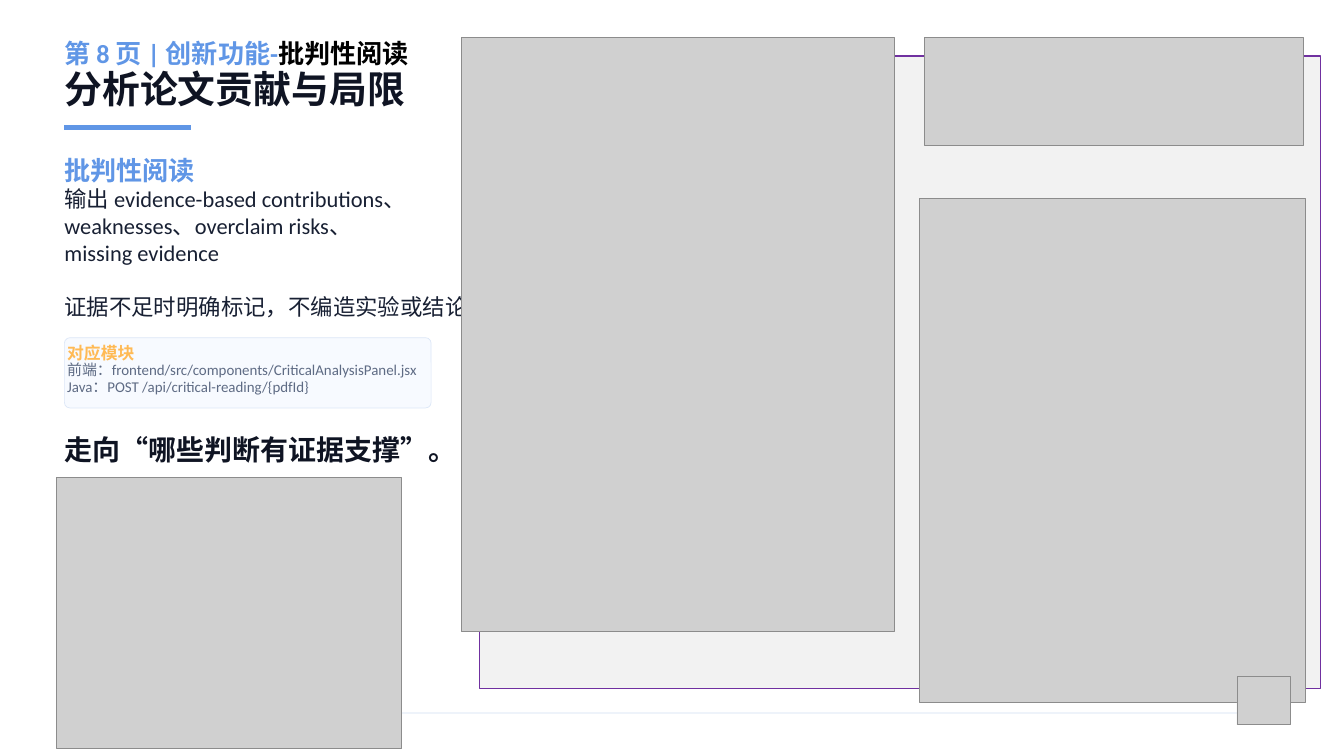
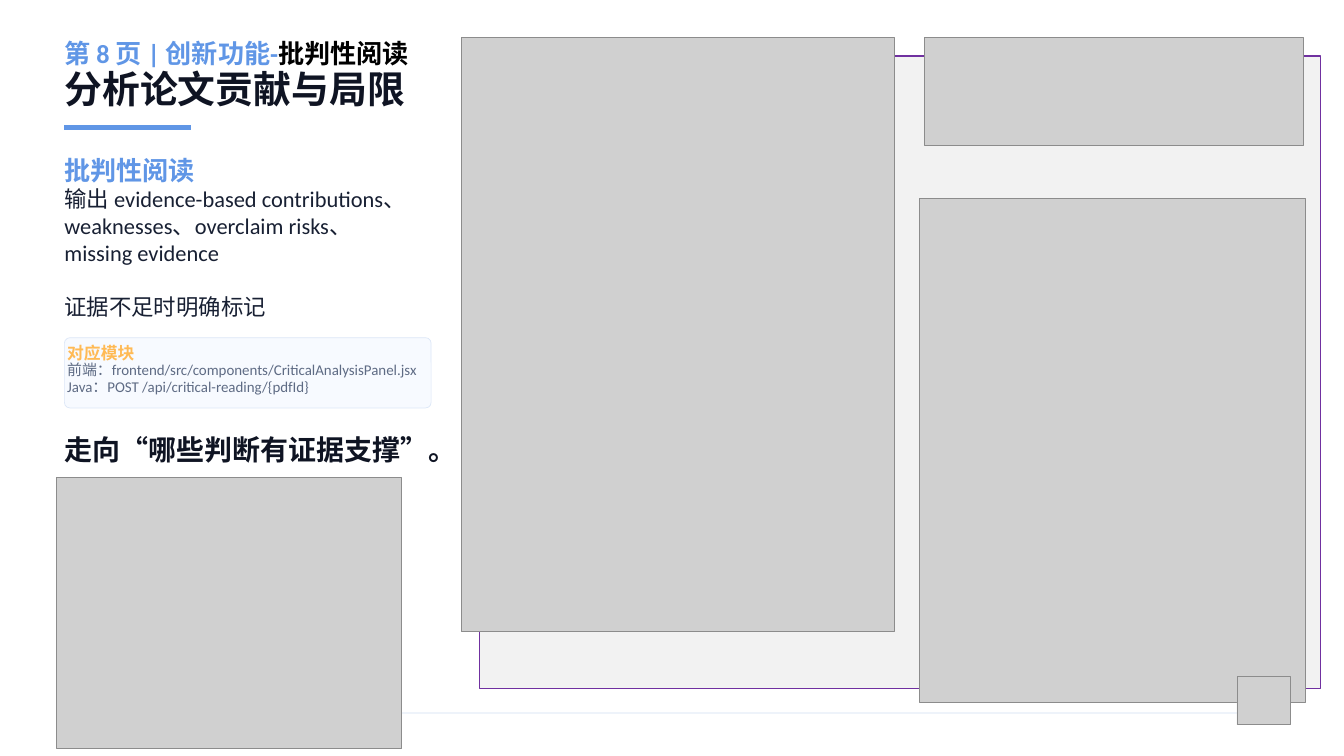
Before and after one commit to zhengjiahong-ai/ai_project, a slide deck: slide 8 of docs/中期答辩/答辩展示/中期答辩.pptx. Drawn at 1344x756 pixels with LibreOffice and Linux fonts; fonts in the diff are those of the drawing; grey boxes stand for pictures. Boxes give left, top, right and bottom in pixels: in the first picture for what was removed or moved away, otherwise in the second. Text is boxed around its words. In the diff, an @@ line names an element or a change of style, - is before the commit and + after.

```diff
--- a/docs/中期答辩/答辩展示/中期答辩.pptx
+++ b/docs/中期答辩/答辩展示/中期答辩.pptx
@@ text at box(64, 296, 266, 317): text changed @@
-证据不足时明确标记，不编造实验或结论
+证据不足时明确标记
```
Also in this commit, not shown: 3 other slides changed, 1 other file.
